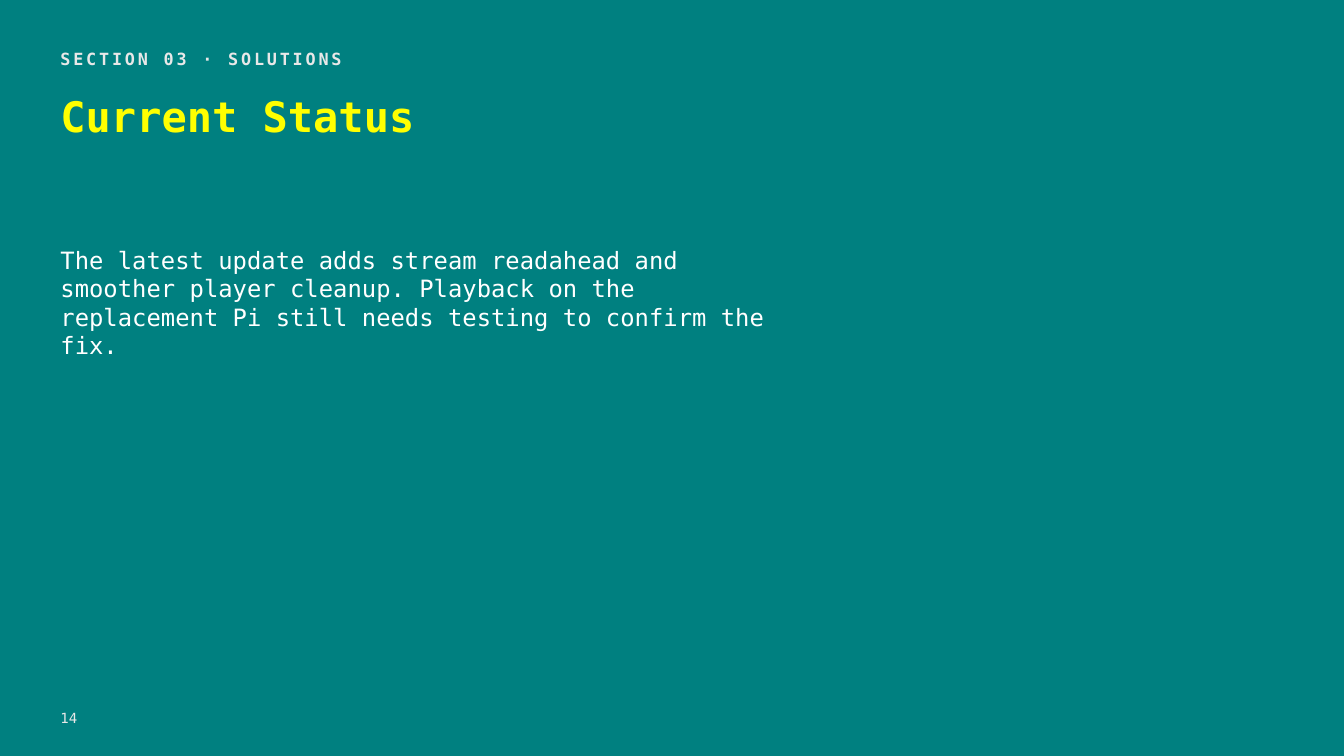
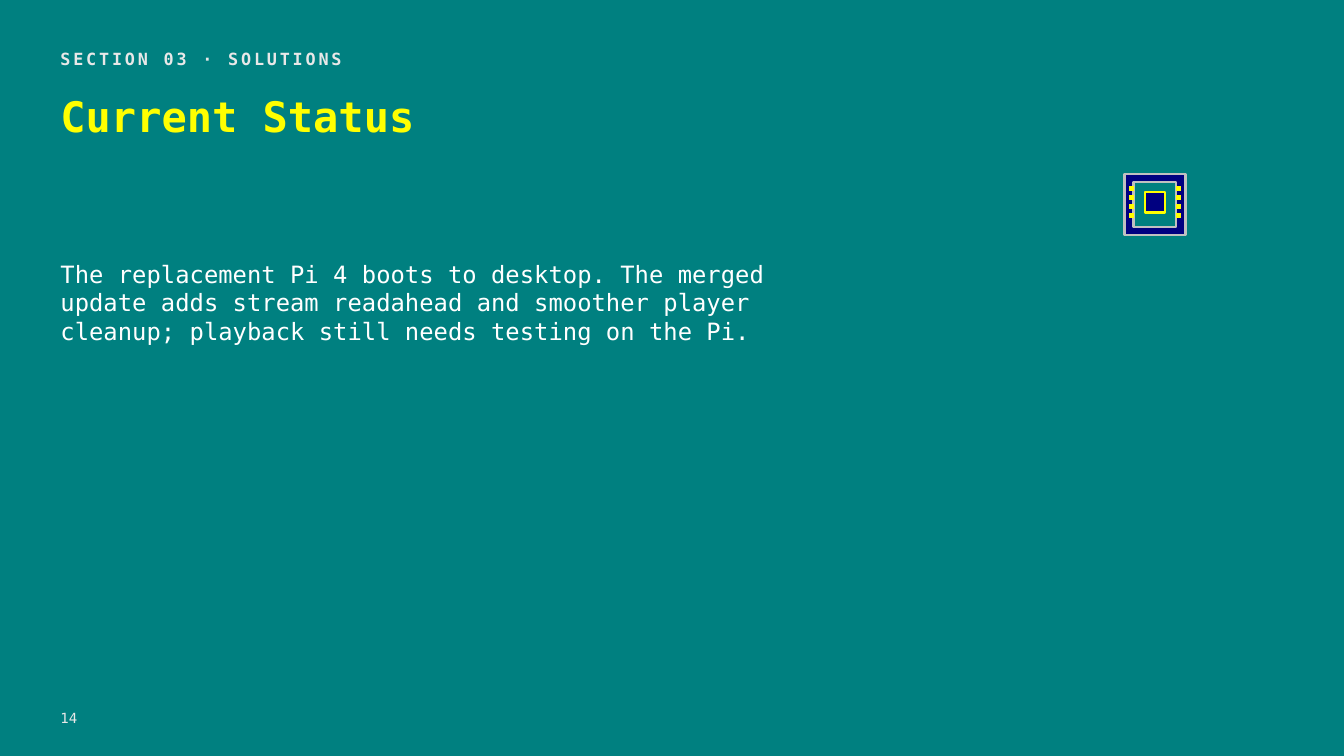
Before and after one commit to HaidarAli147/retro-tv, a slide deck: slide 14 of pptx_work/Retro-TV-Project-Fair-Deck.pptx. Drawn at 1344x756 pixels with LibreOffice and Linux fonts; fonts in the diff are those of the drawing. Boxes give left, top, right and bottom in pixels: in the first picture for what was removed or moved away, otherwise in the second. Text is boxed around its words. In the diff, an @@ line names an element or a change of style, - is before the commit and + after.

```diff
--- a/pptx_work/Retro-TV-Project-Fair-Deck.pptx
+++ b/pptx_work/Retro-TV-Project-Fair-Deck.pptx
@@ rectangle added at (1125, 174, 1186, 235), fill #000080, outline #C0C0C0 1.61 pt @@
@@ rectangle added at (1129, 187, 1133, 190), fill #FFFF00, outline #FFFF00 0 pt @@
@@ rectangle added at (1129, 196, 1133, 199), fill #FFFF00, outline #FFFF00 0 pt @@
@@ rectangle added at (1129, 205, 1133, 208), fill #FFFF00, outline #FFFF00 0 pt @@
@@ rectangle added at (1134, 182, 1178, 228), fill #008080, outline #C0C0C0 1.61 pt @@
@@ rectangle added at (1145, 193, 1166, 213), fill #000080, outline #FFFF00 1.61 pt @@
@@ rectangle added at (1177, 187, 1181, 190), fill #FFFF00, outline #FFFF00 0 pt @@
@@ rectangle added at (1177, 196, 1181, 199), fill #FFFF00, outline #FFFF00 0 pt @@
@@ rectangle added at (1177, 205, 1181, 208), fill #FFFF00, outline #FFFF00 0 pt @@
@@ rectangle added at (1129, 214, 1133, 217), fill #FFFF00, outline #FFFF00 0 pt @@
@@ rectangle added at (1177, 214, 1181, 217), fill #FFFF00, outline #FFFF00 0 pt @@
@@ text at (60, 264, 764, 345): text changed @@
-The latest update adds stream readahead and smoother player cleanup. Playback on the replacement Pi still needs testing to confirm the fix.
+The replacement Pi 4 boots to desktop. The merged update adds stream readahead and smoother player cleanup; playback still needs testing on the Pi.
```
Also in this commit, not shown: 13 other slides changed, 1 other file.
